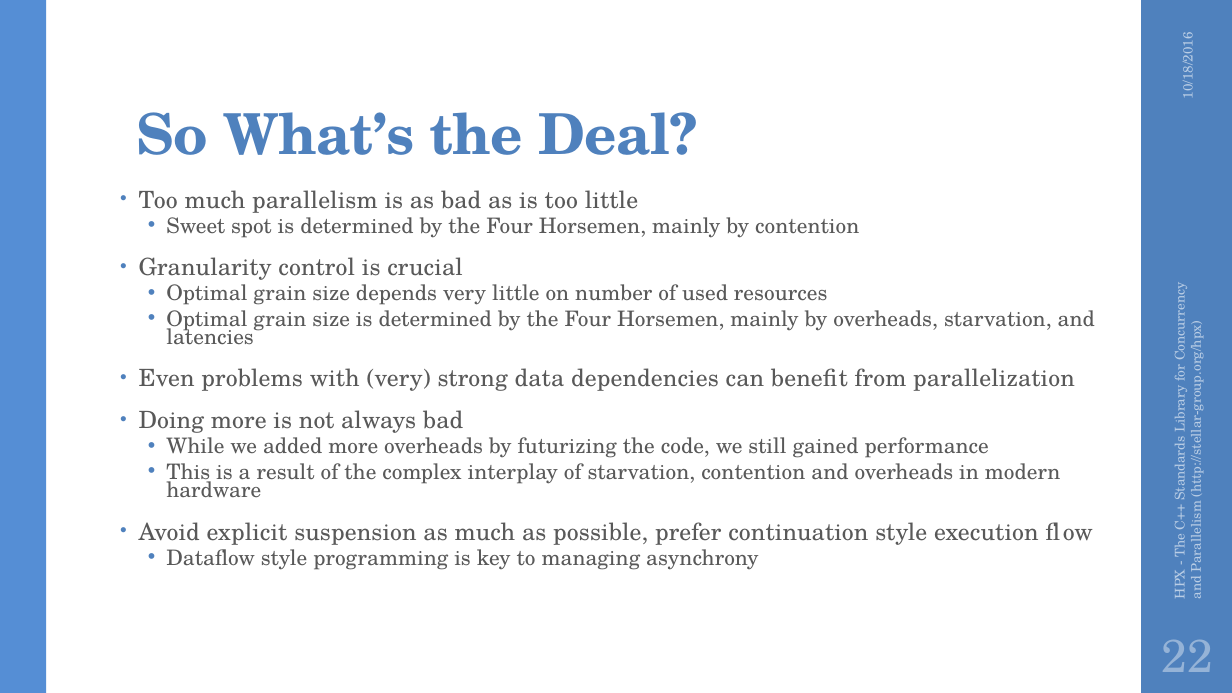
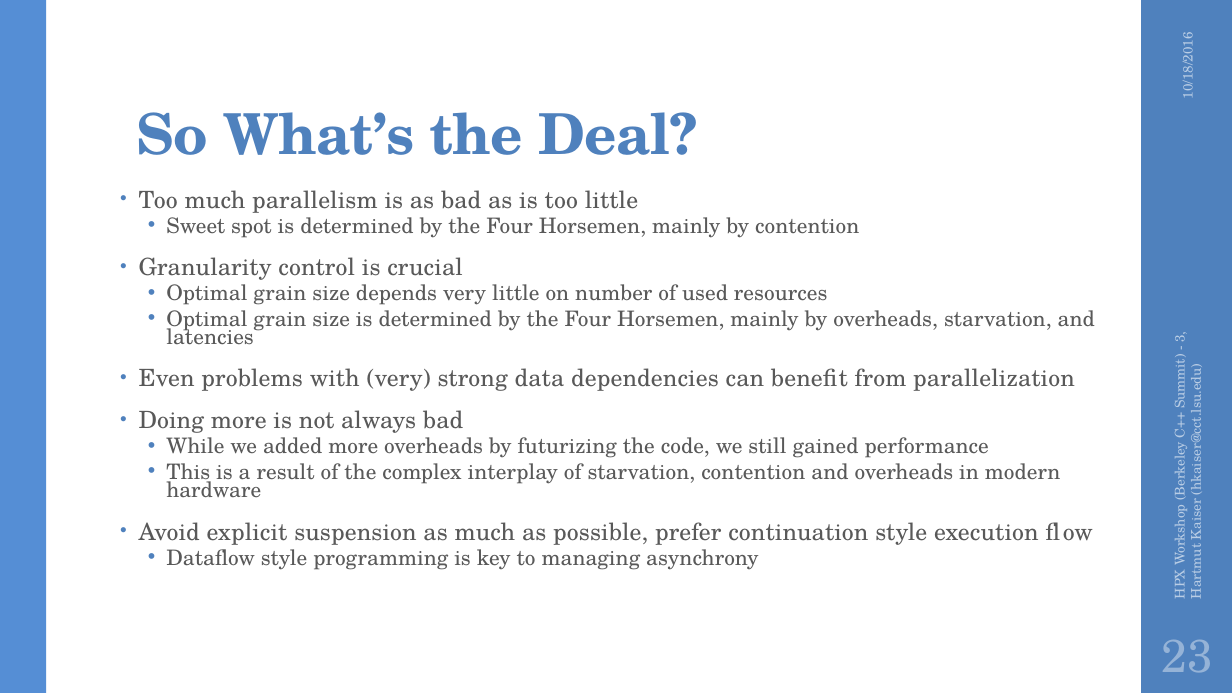
Before and after one commit to STEllAR-GROUP/tutorials, a slide deck: slide 23 of lbl2016/HPX Workshop (Berkeley C++ Summit) - 3.pptx (slide 22 before the commit). Drawn at 1232x693 pixels with LibreOffice and Linux fonts; fonts in the diff are those of the drawing; background and template pictures are left out. Boxes give left, top, right and bottom in pixels: in the first picture for what was removed or moved away, otherwise in the second. Text is boxed around its words. In the diff, an @@ line names an element or a change of style, - is before the commit and + after.

```diff
--- a/lbl2016/HPX Workshop (Berkeley C++ Summit) - 3.pptx
+++ b/lbl2016/HPX Workshop (Berkeley C++ Summit) - 3.pptx
@@ text at (x1=1169, y1=332, x2=1205, y2=598): text changed @@
-HPX - The C++ Standards Library for Concurrency and Parallelism (http://stellar-group.org/hpx)
+HPX Workshop (Berkeley C++ Summit) - 3, Hartmut Kaiser (hkaiser@cct.lsu.edu)
@@ page number at (x1=1162, y1=640, x2=1213, y2=673): text changed @@
-22
+23
```
Also in this commit, not shown: 22 other slides changed, 1 slide added, 2 other files.
